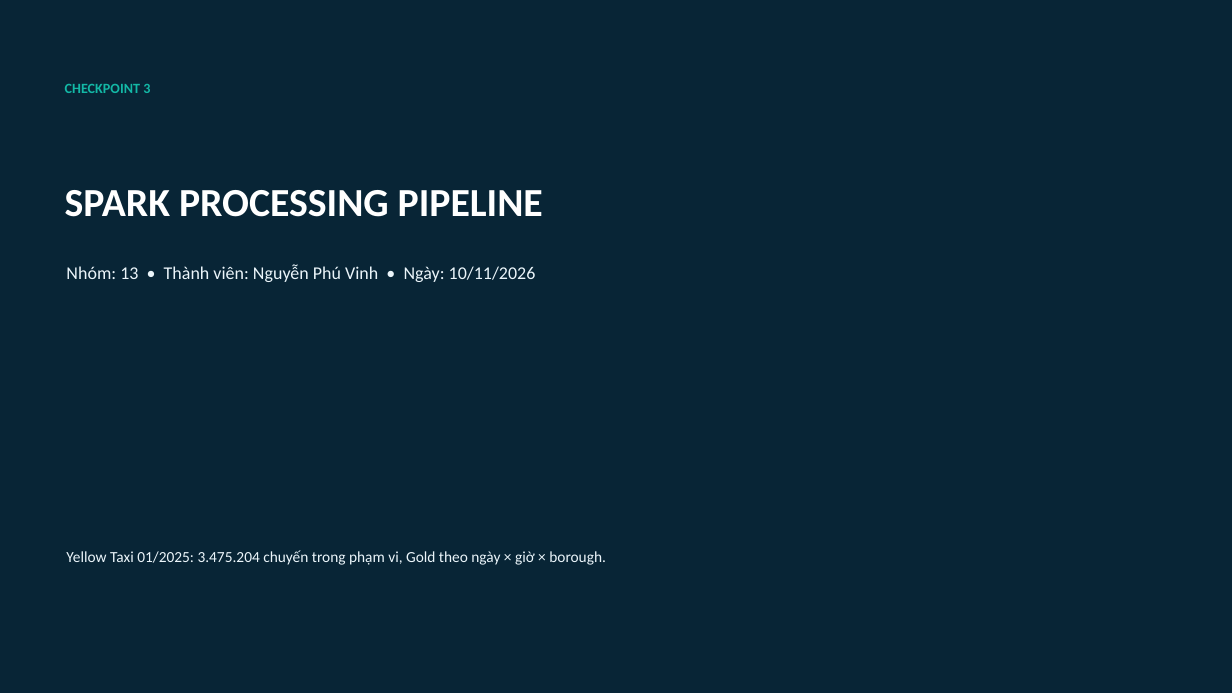
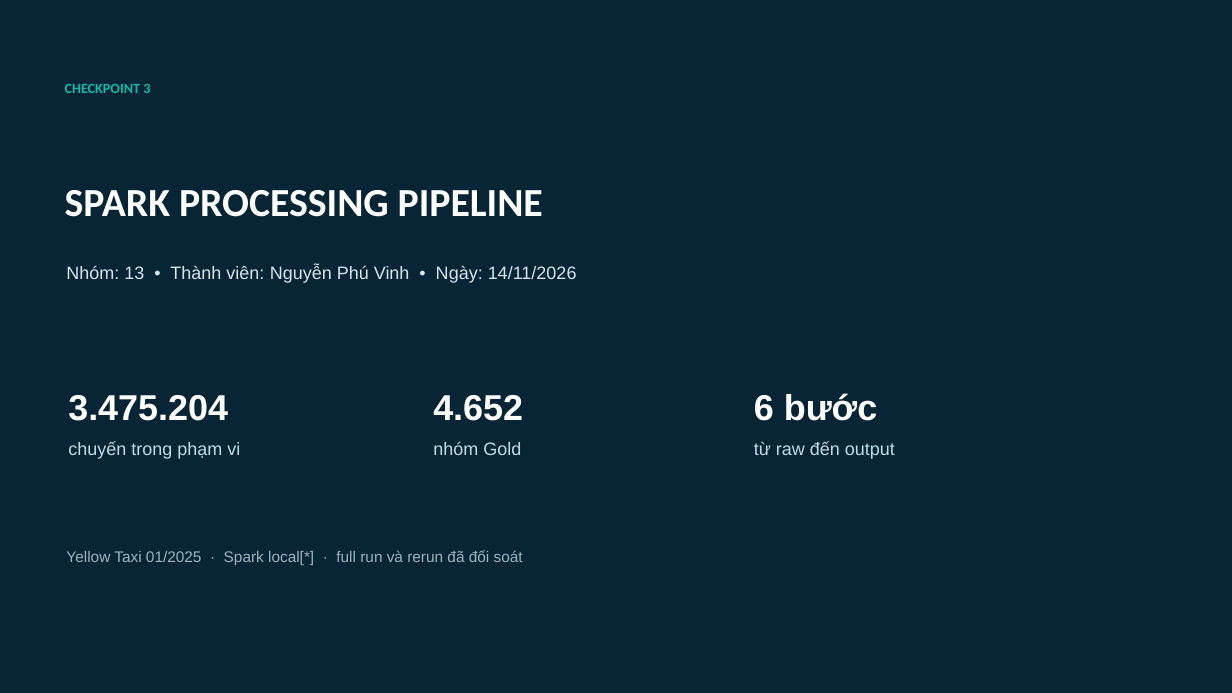
Before and after one commit to luxk-ie/big-data-spark, a slide deck: slide 1 of reports/Checkpoint3_Report.pptx. Drawn at 1232x693 pixels with LibreOffice and Linux fonts; fonts in the diff are those of the drawing. Boxes give left, top, right and bottom in pixels: in the first picture for what was removed or moved away, otherwise in the second. Text is boxed around its words. In the diff, an @@ line names an element or a change of style, - is before the commit and + after.

Commit message:
Finalize Checkpoint 3 reports and portable ingest code
Group 13: Nguyễn Phú Vinh. Updates the current report while retaining the checkpoint-specific report versions.

```diff
--- a/reports/Checkpoint3_Report.pptx
+++ b/reports/Checkpoint3_Report.pptx
@@ text at (66, 265, 577, 283): text changed; font Calibri to Arial; text colour #EBF5FA to #D7E4EA @@
-Nhóm: 13 • Thành viên: Nguyễn Phú Vinh • Ngày: 10/11/2026
+Nhóm: 13 • Thành viên: Nguyễn Phú Vinh • Ngày: 14/11/2026
@@ text added at (68, 395, 228, 421), 28 pt, text #FFFFFF, bold @@
+3.475.204
@@ text added at (433, 395, 523, 421), 28 pt, text #FFFFFF, bold @@
+4.652
@@ text added at (754, 393, 877, 421), 28 pt, text #FFFFFF, bold @@
+6 bước
@@ text added at (68, 441, 240, 459), 14 pt, text #C1DAE5 @@
+chuyến trong phạm vi
@@ text added at (433, 441, 521, 455), 14 pt, text #C1DAE5 @@
+nhóm Gold
@@ text added at (754, 441, 895, 459), 14 pt, text #C1DAE5 @@
+từ raw đến output
@@ text at (66, 550, 523, 565): text changed; font Calibri to Arial; text colour #EBF5FA to #9FB3BF @@
-Yellow Taxi 01/2025: 3.475.204 chuyến trong phạm vi, Gold theo ngày × giờ × borough.
+Yellow Taxi 01/2025 · Spark local[*] · full run và rerun đã đối soát
```
Also in this commit, not shown: 5 other slides changed, 1 slide added, 20 other files.
